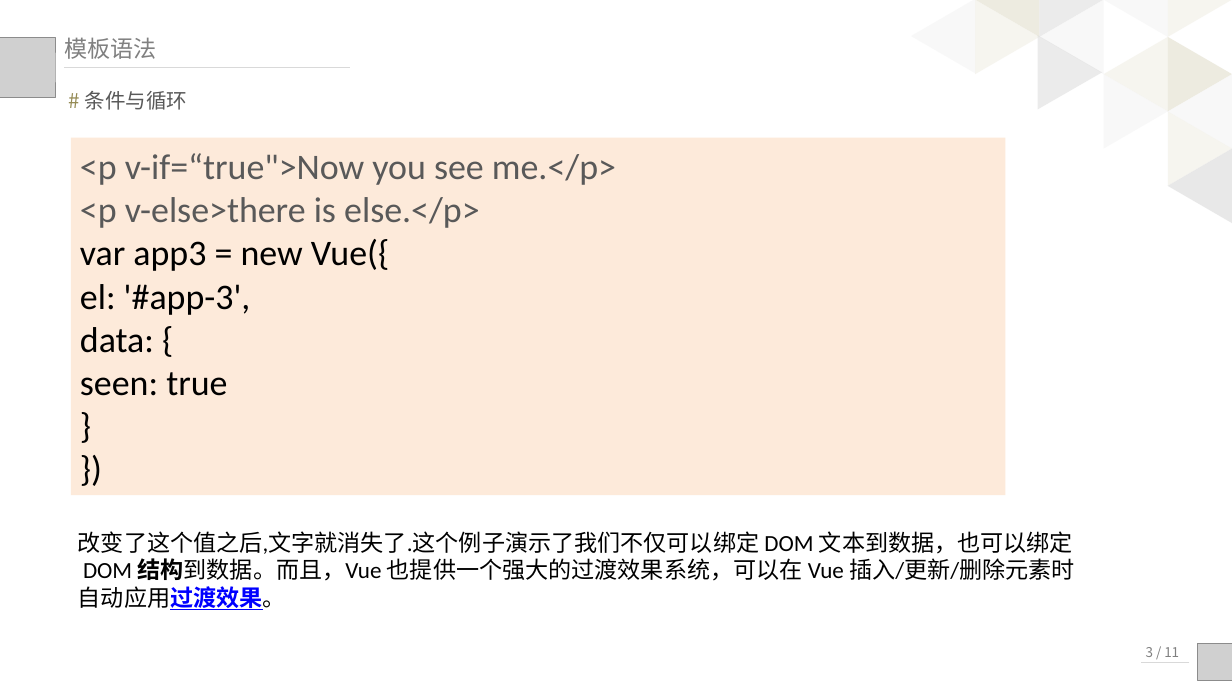
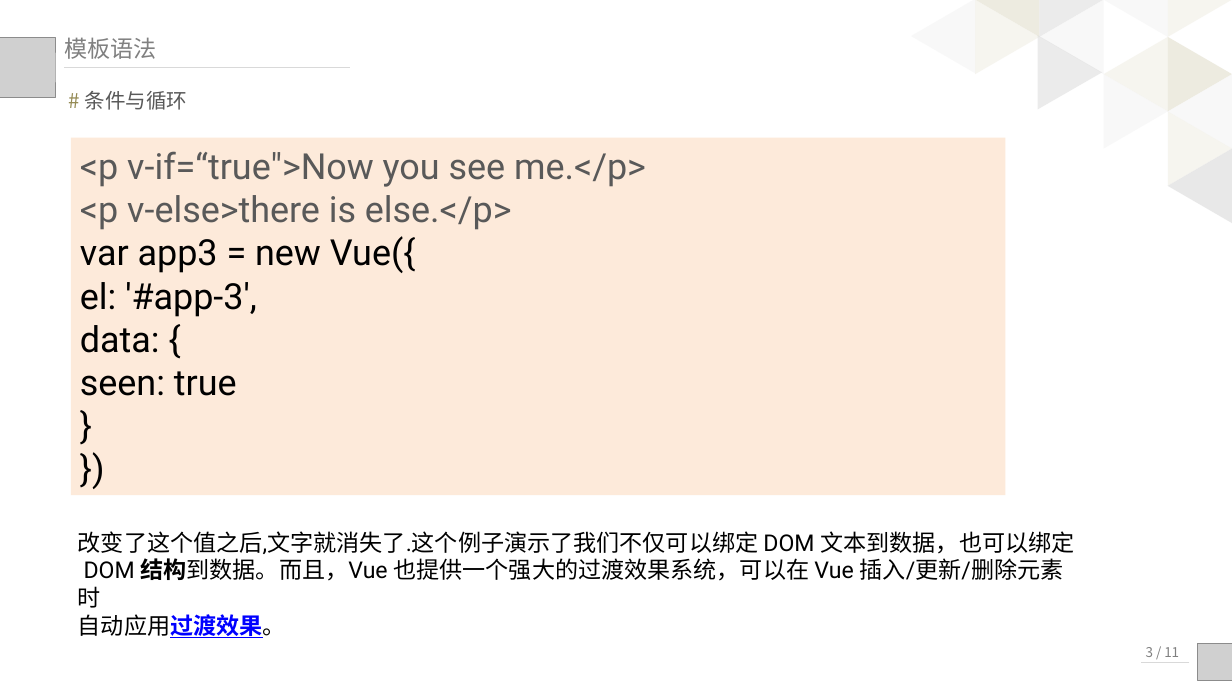
Before and after one commit to kaisajiang/Vue-Classroom, a slide deck: slide 32 of class1/Web前端框架介绍0.pptx. Drawn at 1232x693 pixels with LibreOffice and Linux fonts; fonts in the diff are those of the drawing; grey boxes stand for pictures. Boxes give left, top, right and bottom in pixels: in the first picture for what was removed or moved away, otherwise in the second. Text is boxed around its words. In the diff, an @@ line names an element or a change of style, - is before the commit and + after.

```diff
--- a/class1/Web前端框架介绍0.pptx
+++ b/class1/Web前端框架介绍0.pptx
@@ rectangle "<p v-if=“true">Now you see me.</p>" at [71,138,1006,495]: font Calibri to Roboto @@
@@ text "改变了这个值之后,文字就消失了.这个例子演示了我们不仅可以绑定 DOM 文本到数据，也可以绑定" at [78,531,1074,638]: font Calibri to Roboto @@
```
Also in this commit, not shown: 36 other slides changed, 2 other files.
